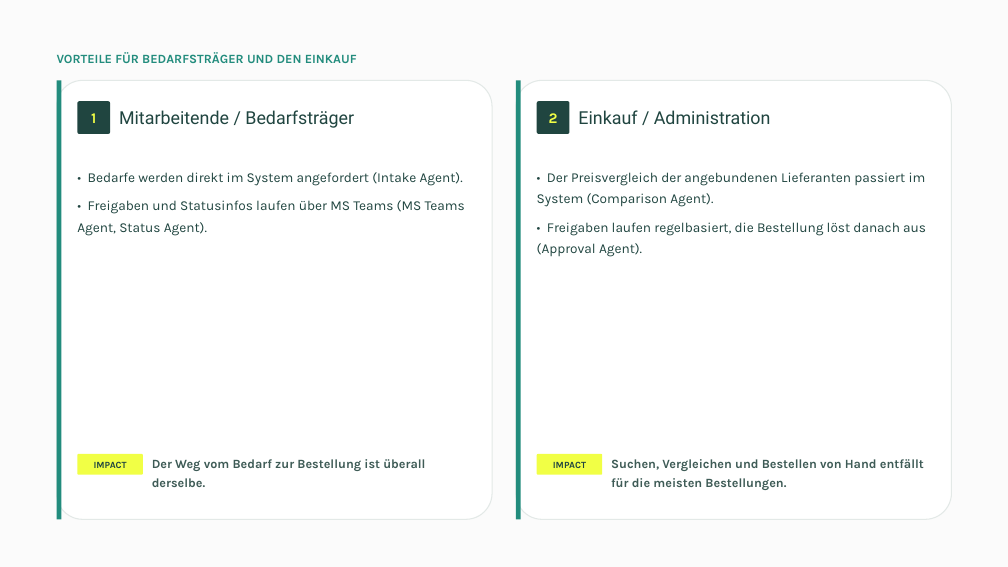
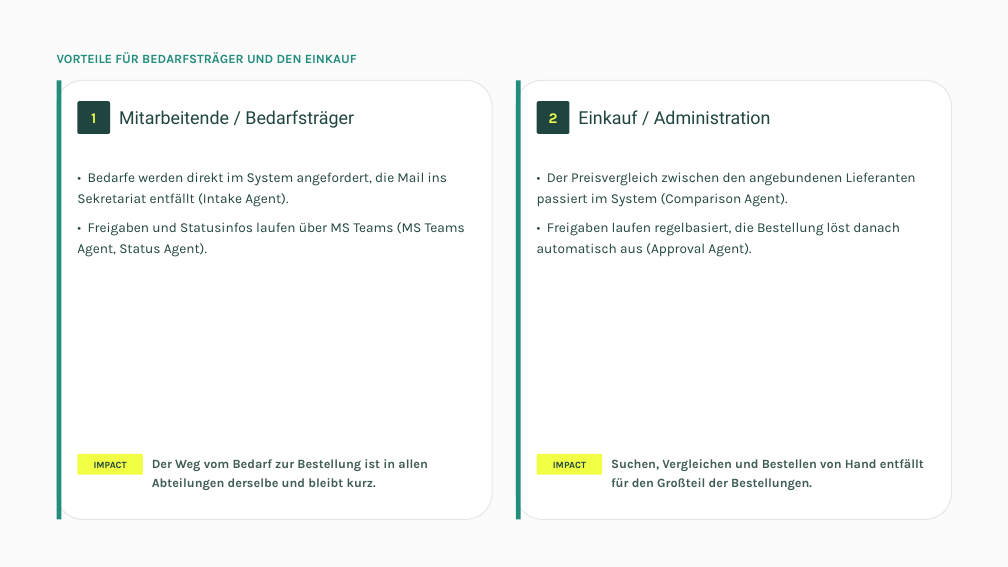
Before and after one commit to moritzhivebuy/new, a slide deck: slide 4 of .claude/skills/impact-ladder-pdf/output/2026-09-03-impact-ladder-wiedmann-winz.pptx. Drawn at 1008x567 pixels with LibreOffice and Linux fonts; fonts in the diff are those of the drawing. Boxes give left, top, right and bottom in pixels: in the first picture for what was removed or moved away, otherwise in the second. Text is boxed around its words. In the diff, an @@ line names an element or a change of style, - is before the commit and + after.

```diff
--- a/.claude/skills/impact-ladder-pdf/output/2026-09-03-impact-ladder-wiedmann-winz.pptx
+++ b/.claude/skills/impact-ladder-pdf/output/2026-09-03-impact-ladder-wiedmann-winz.pptx
@@ text at bbox=[77, 172, 447, 207]: text changed @@
-• Bedarfe werden direkt im System angefordert (Intake Agent).
+• Bedarfe werden direkt im System angefordert, die Mail ins Sekretariat entfällt (Intake Agent).
@@ text at bbox=[537, 172, 916, 257]: text changed @@
-• Der Preisvergleich der angebundenen Lieferanten passiert im System (Comparison Agent).
-• Freigaben laufen regelbasiert, die Bestellung löst danach aus (Approval Agent).
+• Der Preisvergleich zwischen den angebundenen Lieferanten passiert im System (Comparison Agent).
+• Freigaben laufen regelbasiert, die Bestellung löst danach automatisch aus (Approval Agent).
@@ text at bbox=[152, 459, 427, 490]: text changed @@
-Der Weg vom Bedarf zur Bestellung ist überall derselbe.
+Der Weg vom Bedarf zur Bestellung ist in allen Abteilungen derselbe und bleibt kurz.
@@ text at bbox=[611, 459, 924, 490]: text changed @@
-Suchen, Vergleichen und Bestellen von Hand entfällt für die meisten Bestellungen.
+Suchen, Vergleichen und Bestellen von Hand entfällt für den Großteil der Bestellungen.
```
Also in this commit, not shown: 4 other slides changed, 2 other files.
